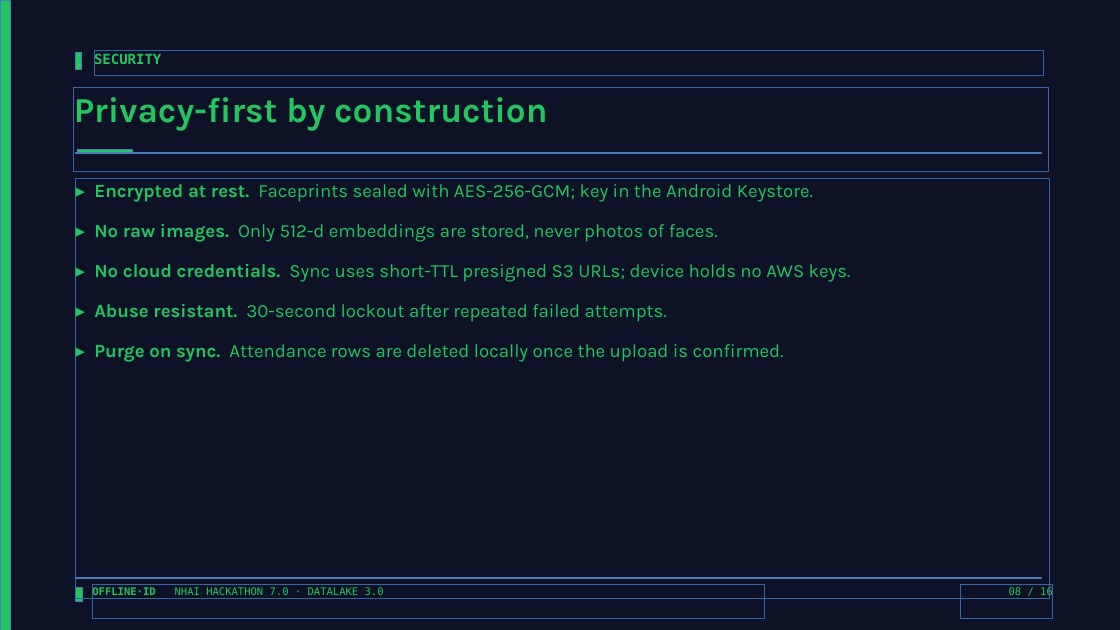
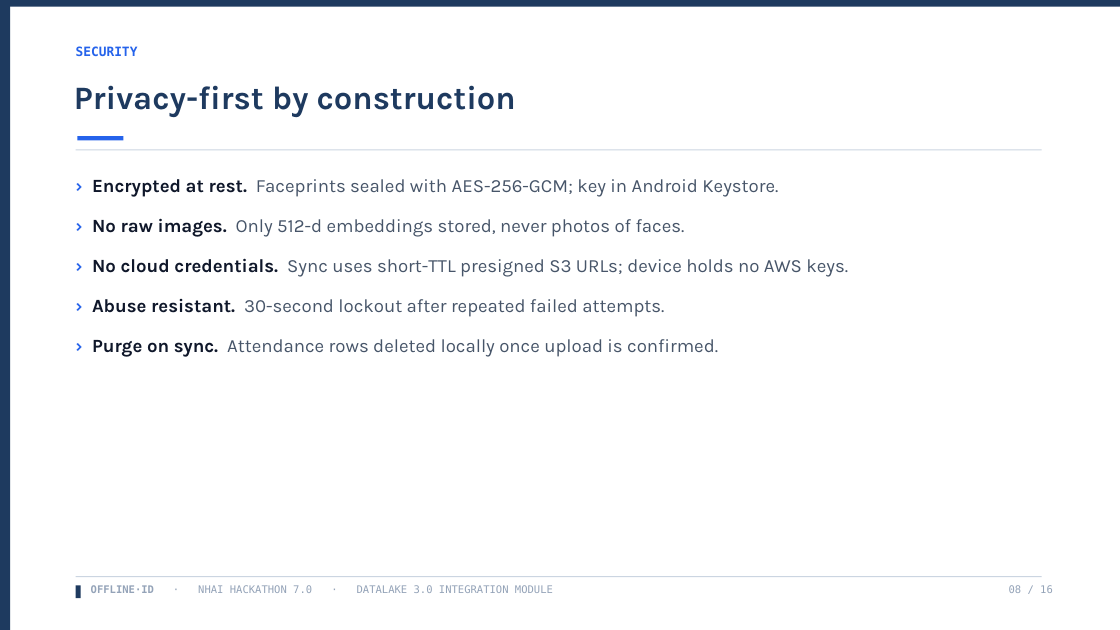
Before and after one commit to moneytosms/offlineid, a slide deck: slide 8 of submission/OfflineID_Hackathon7.pptx. Drawn at 1120x630 pixels with LibreOffice and Linux fonts; fonts in the diff are those of the drawing. Boxes give left, top, right and bottom in pixels: in the first picture for what was removed or moved away, otherwise in the second. Text is boxed around its words. In the diff, an @@ line names an element or a change of style, - is before the commit and + after.

```diff
--- a/submission/OfflineID_Hackathon7.pptx
+++ b/submission/OfflineID_Hackathon7.pptx
@@ background #0D1226 to #FFFFFF @@
@@ rectangle at <box>0,0,10,630</box>: fill #22C55E to #1E3A5F @@
@@ rectangle added at <box>10,0,1120,7</box>, fill #1E3A5F @@
@@ text "SECURITY": place and size @@
-text "SECURITY" at <box>94,52,161,67</box>
+text "SECURITY" at <box>76,46,138,56</box>
@@ text "SECURITY" at <box>76,46,138,56</box>: size 12 to 11 pt, text colour #22C55E to #2563EB @@
@@ rectangle removed at <box>76,53,82,70</box> @@
@@ text "Privacy-first by construction": place and size @@
-text "Privacy-first by construction" at <box>74,97,547,131</box>
+text "Privacy-first by construction" at <box>74,85,516,117</box>
@@ text "Privacy-first by construction" at <box>74,85,516,117</box>: size 30 to 28 pt, text colour #22C55E to #1E3A5F @@
@@ rectangle: place and size @@
-rectangle at <box>77,150,133,154</box>
+rectangle at <box>77,136,124,140</box>
@@ rectangle at <box>77,136,124,140</box>: fill #22C55E to #2563EB @@
@@ rectangle: place and size @@
-rectangle at <box>76,153,1042,154</box>
+rectangle at <box>76,150,1042,150</box>
@@ rectangle at <box>76,150,1042,150</box>: fill #080C1A to #CBD5E1 @@
@@ text at <box>92,179,848,357</box>: text changed; text colour #22C55E to #475569 @@
-▸ Encrypted at rest. Faceprints sealed with AES-256-GCM; key in the Android Keystore.
-▸ No raw images. Only 512-d embeddings are stored, never photos of faces.
-▸ No cloud credentials. Sync uses short-TTL presigned S3 URLs; device holds no AWS keys.
-▸ Abuse resistant. 30-second lockout after repeated failed attempts.
-▸ Purge on sync. Attendance rows are deleted locally once the upload is confirmed.
+› Encrypted at rest. Faceprints sealed with AES-256-GCM; key in Android Keystore.
+› No raw images. Only 512-d embeddings stored, never photos of faces.
+› No cloud credentials. Sync uses short-TTL presigned S3 URLs; device holds no AWS keys.
+› Abuse resistant. 30-second lockout after repeated failed attempts.
+› Purge on sync. Attendance rows deleted locally once upload is confirmed.
@@ rectangle at <box>76,586,81,598</box>: fill #22C55E to #1E3A5F @@
@@ rectangle at <box>76,576,1042,577</box>: fill #080C1A to #CBD5E1 @@
@@ rectangle: place and size @@
-rectangle at <box>76,587,82,602</box>
+rectangle at <box>76,586,81,598</box>
@@ text at <box>91,585,553,593</box>: text changed; text colour #22C55E to #94A3B8 @@
-OFFLINE·ID NHAI HACKATHON 7.0 · DATALAKE 3.0
+OFFLINE·ID · NHAI HACKATHON 7.0 · DATALAKE 3.0 INTEGRATION MODULE
@@ text "08 / 16" at <box>1009,585,1053,593</box>: text colour #22C55E to #94A3B8 @@
```
Also in this commit, not shown: 15 other slides changed, 1 slide removed, 13 other files.
